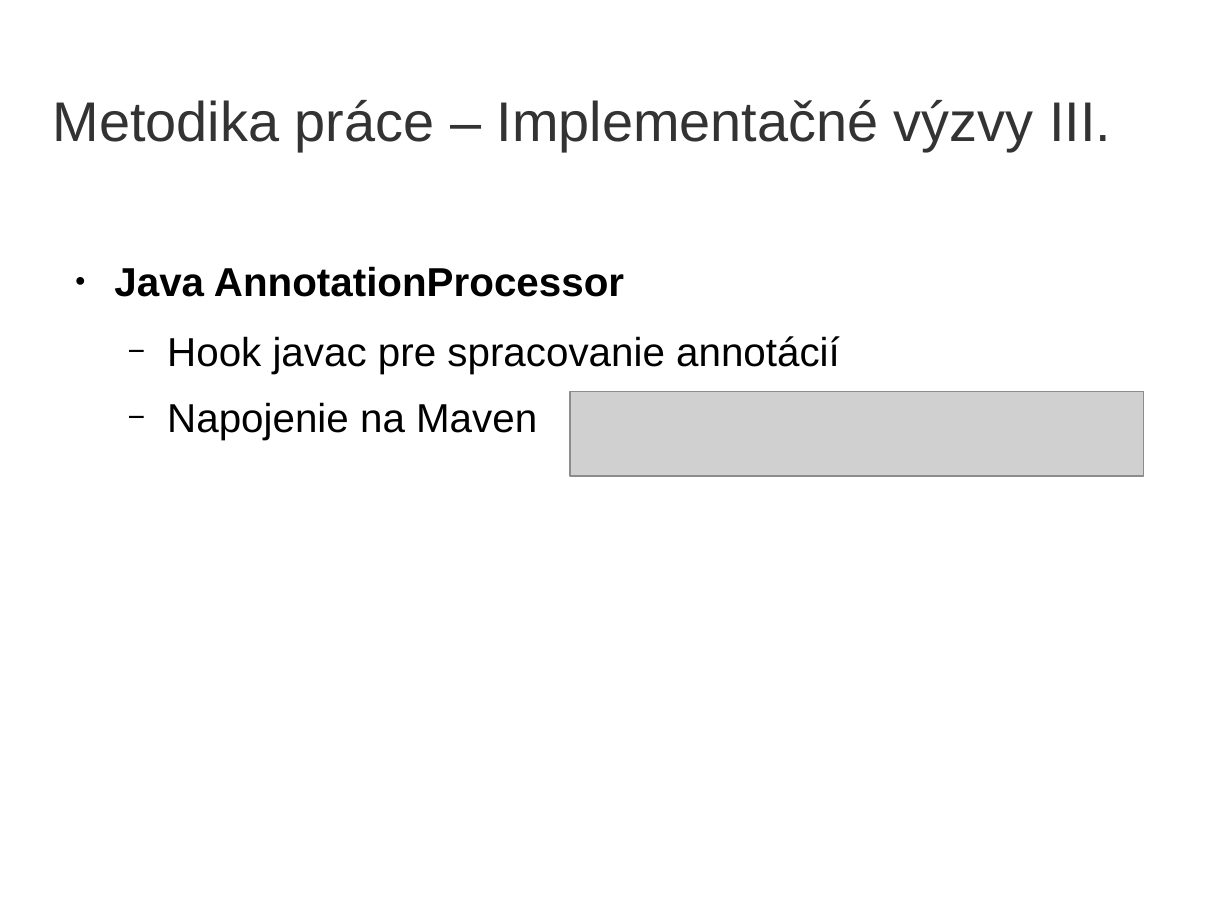
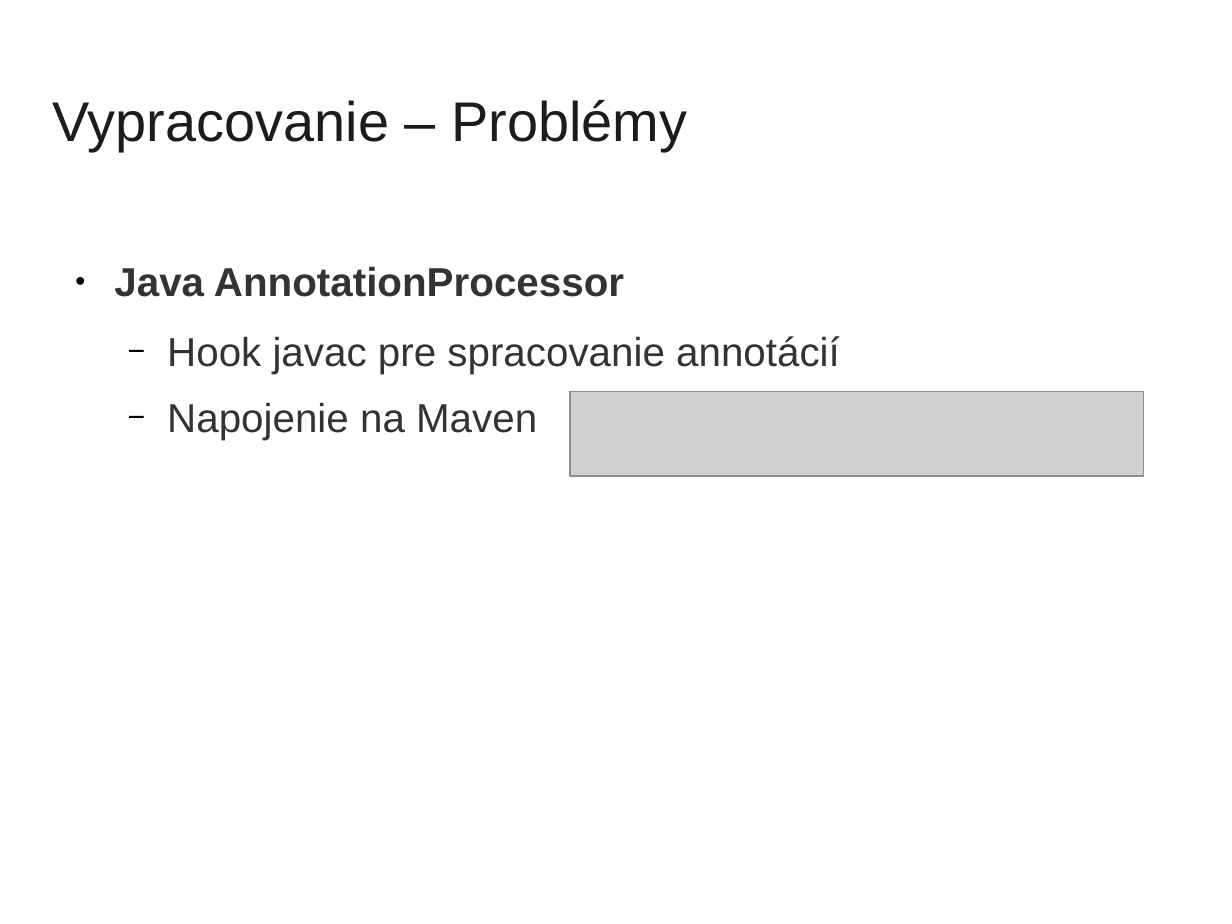
Before and after one commit to yin/syntaxer, a slide deck: slide 21 of obhajoba/bc2014-obhajoba15-prezentacia.odp (slide 16 before the commit). Drawn at 1232x924 pixels with LibreOffice and Linux fonts; fonts in the diff are those of the drawing; grey boxes stand for pictures; background and template pictures are left out. Boxes give left, top, right and bottom in pixels: in the first picture for what was removed or moved away, otherwise in the second. Text is boxed around its words. In the diff, an @@ line names an element or a change of style, - is before the commit and + after.

```diff
--- a/obhajoba/bc2014-obhajoba15-prezentacia.odp
+++ b/obhajoba/bc2014-obhajoba15-prezentacia.odp
@@ title at [53, 100, 687, 151]: text changed; text colour #333333 to #1C1C1C @@
-Metodika práce – Implementačné výzvy III.
+Vypracovanie – Problémy
@@ text "Java AnnotationProcessor" at [114, 266, 840, 440]: text colour #000000 to #333333 @@
```
Also in this commit, not shown: 14 other slides changed, 11 slides added, 22 slides removed, 2 other files.
